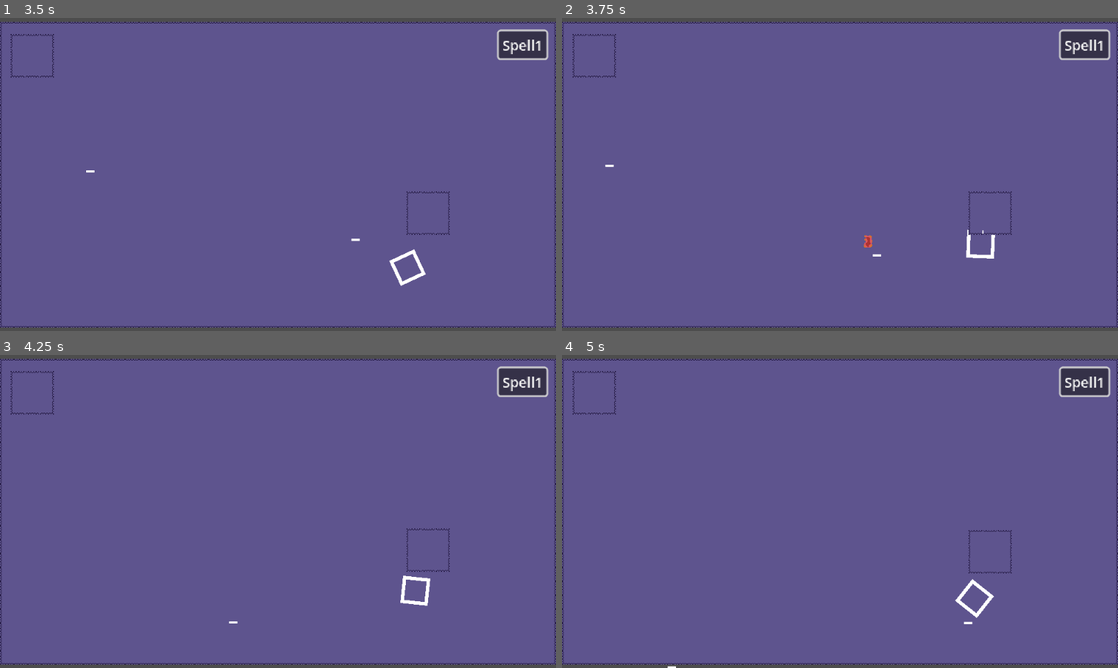
Above: before the commit, frames 1-4 (two rows, left to right).
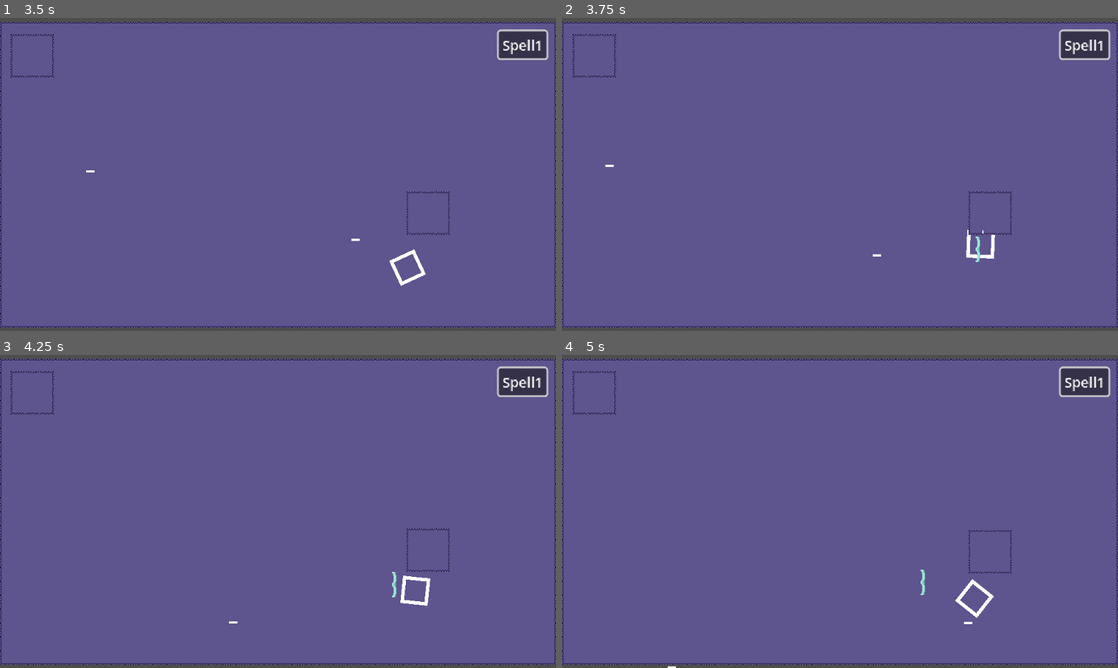
Above: after the commit, the same moments.

Repository: Enoxboo/Project-R
Game: Godot game, scene res://Levels/main_map.tscn
The game is run twice, just before and just after one commit, with the same random seed, the same clock (stepped at 60 frames per second) and the same inputs.
Inputs (mouse positions are in pixels of both pictures, inside the frame that each line leads up to):
- Up to frame 1 (3.5 s): click "Spell1" at 0.5 s; tap Enter at 1.25 s; move the mouse to (400, 158) at 1.27 s; press the mouse at (400, 158) at 1.28 s; hold D (move_right) 1.28-2.03 s; move the mouse to (166, 190) at 2.02 s; release the mouse at (166, 190) at 2.03 s; hold S (move_down) 2.03-2.78 s; click (166, 190) at 2.1 s; move the mouse to (333, 105) at 2.77 s; press the mouse at (333, 105) at 2.78 s; hold D (move_right) from 2.78 s (still down); tap Space (dash) at 2.85 s
- Up to frame 2 (3.75 s): move the mouse to (812, 237) at 3.52 s; release D (move_right) at 3.53 s; release the mouse at (812, 237) at 3.53 s; hold W (move_up) from 3.53 s (still down); right-click (812, 237) at 3.6 s
- Up to frame 3 (4.25 s): keep holding W (move_up); click (250, 574) at 3.8 s
- Up to frame 4 (5 s): move the mouse to (1006, 558) at 4.27 s; release W (move_up) at 4.28 s; hold A (move_left) from 4.28 s (still down); hold E (spell_2) from 4.28 s (still down); click (1006, 558) at 4.55 s

Frame 1 is identical in both runs. In frame 2, 0.1% of the frame differs, in the area x 54-76%, y 69-78%; in frame 3, less than 0.1%; in frame 4, less than 0.1%.

Commit message:
feat(spells): add windwall spell

Diff:
--- a/Enemies/Data/_enemy_data.gd
+++ b/Enemies/Data/_enemy_data.gd
@@ -12,6 +12,7 @@
 @export var initial_state: String = ""
 @export var attack_sprite: Texture2D
 @export var attack_range: float = 200.0
+@export var attack_size: Vector2 = Vector2(10.0, 2.0)
 @export var projectile_speed: float = 1000.0
 @export var projectile_time: float = 10.0
 @export var projectile_stun: float = 1.0
--- a/Levels/main_map.tscn
+++ b/Levels/main_map.tscn
@@ -54,7 +54,7 @@
 offset_top = -165.0
 offset_right = 254.0
 offset_bottom = -165.0
-spell_name = "fireball"
+spell_name = "windwall"
 
 [node name="Archer" parent="." instance=ExtResource("6_t7hqy")]
 position = Vector2(178, 44)
--- a/Player/Movesets/eleanor_moveset.gd
+++ b/Player/Movesets/eleanor_moveset.gd
@@ -7,10 +7,11 @@
 const ally: bool = true
 var damage: int = 1
 var arrow_stun: float = 1.0
+var size: Vector2 = Vector2(10.0, 2.0)
 
 
 func _perform_attack(player: Player) -> void:
-	ProjectileHelper.throw(player, ARROW, arrow_speed, arrow_time, ally, damage, arrow_stun)
+	ProjectileHelper.throw(player, ARROW, size, arrow_speed, arrow_time, ally, damage, arrow_stun, true)
 
 
 func _end_attack(_player: Player) -> void:
--- a/Player/Spells/Fire/fire_ball.gd
+++ b/Player/Spells/Fire/fire_ball.gd
@@ -1,15 +1,14 @@
 extends Spell
 
-const FIRE_BALL = preload("uid://d4d0800xuv8cg")
 const FIRE = preload("uid://b2qji8hvgq83i")
 
-const fireball_speed: float = 1000.0
-const fireball_time: float = 10.0
-const ally: bool = true
+var fireball_speed: float = 1000.0
+var fireball_time: float = 10.0
+var ally: bool = true
 var damage: int = 1
 var fireball_stun: float = 0.2
 var cooldown: float = 3.0
-
+var size: Vector2 = Vector2(10.0, 14.0)
 
 func _on_area_entered(area: Area2D) -> void:
 	area.burn(3, 1)
@@ -22,7 +21,7 @@
 	player.current_mana -= mana_cost
 	print(player.current_mana)
 
-	var proj = ProjectileHelper.throw(player, FIRE, fireball_speed, fireball_time, ally, damage, fireball_stun)
+	var proj = ProjectileHelper.throw(player, FIRE, size, fireball_speed, fireball_time, ally, damage, fireball_stun, true)
 	proj.area_2d.area_entered.connect(_on_area_entered)
 
 	return true
--- a/Player/Spells/Fire/fire_ball.tscn
+++ /dev/null
@@ -1,7 +0,0 @@
-[gd_scene load_steps=3 format=3 uid="uid://d4d0800xuv8cg"]
-
-[ext_resource type="PackedScene" uid="uid://coxir11tq0h7h" path="res://Player/Spells/Spells.tscn" id="1_dhveo"]
-[ext_resource type="Script" uid="uid://bcceopqyc7p3h" path="res://Player/Spells/Fire/fire_ball.gd" id="2_ncrp4"]
-
-[node name="FireBall" instance=ExtResource("1_dhveo")]
-script = ExtResource("2_ncrp4")
--- /dev/null
+++ b/Player/Spells/Wind/wind_wall.gd
@@ -0,0 +1,28 @@
+extends Spell
+
+const WIND = preload("uid://c2vcprt14i77g")
+
+var windwall_speed: float = 50.0
+var windwall_time: float = 10.0
+var ally: bool = true
+var damage: int = 0
+var windwall_stun: float = 0
+var cooldown: float = 3.0
+var size: Vector2 = Vector2(6.0, 30.0)
+
+func _on_area_entered(area: Area2D) -> void:
+	area.owner.queue_free()
+
+func cast(player) -> bool:
+	if not super.cast(player):
+		return false
+
+	player.current_mana -= mana_cost
+	print(player.current_mana)
+
+	var proj = ProjectileHelper.throw(player, WIND, size, windwall_speed, windwall_time, ally, damage, windwall_stun, false)
+	proj.area_2d.area_entered.connect(_on_area_entered)
+	print(proj.area_2d.collision_layer)
+	print(proj.area_2d.collision_mask)
+
+	return true
--- a/Projectiles/projectile.gd
+++ b/Projectiles/projectile.gd
@@ -2,16 +2,18 @@
 
 class_name Projectile
 
+@onready var collision_shape: CollisionShape2D = $Area2D/CollisionShape
 @onready var area_2d: Area2D = $Area2D
 @onready var sprite: Sprite2D = $Sprite
 @onready var timer: Timer = $Timer
 const BASE_PROJECTILE = preload("uid://uponwqt1ncca")
 const PROJECTILE = preload("uid://cl3jxyqt80hkg")
 
-const playerhurtbox: int = 4
-const playerhitbox: int = 8
-const enemyhurtbox: int = 64
-const enemyhitbox: int = 128
+const PLAYER_HURTBOX = 4
+const PLAYER_PROJECTILE = 256
+const ENEMY_HURTBOX = 64
+const ENEMY_PROJECTILE = 4096
+const SPELL_UTILITY = 2048
 
 #Change them in the new instance
 var sprite_texture: Texture2D = BASE_PROJECTILE
@@ -20,19 +22,30 @@
 var speed: float = 800.0
 var damage: int = 1
 var stun_duration: float = 1.0
+var is_attack = true
 
 var direction: Vector2 = Vector2(1.0, 0.0)
+
+func set_collision_size(new_size: Vector2) -> void:
+	collision_shape.shape.size = new_size
 
 
 func _ready() -> void:
 	if sprite_texture:
 		sprite.texture = sprite_texture
-	if not is_ally:
-		area_2d.collision_layer = enemyhitbox
-		area_2d.collision_mask = playerhurtbox
+	if not is_ally and is_attack:
+		area_2d.collision_layer = ENEMY_PROJECTILE
+		area_2d.collision_mask = PLAYER_HURTBOX
+	elif is_ally and is_attack:
+		area_2d.collision_layer = PLAYER_PROJECTILE
+		area_2d.collision_mask = ENEMY_HURTBOX
+	elif not is_ally and not is_attack:
+		area_2d.collision_layer = SPELL_UTILITY
+		area_2d.collision_mask = PLAYER_PROJECTILE
 	else:
-		area_2d.collision_layer = playerhitbox
-		area_2d.collision_mask = enemyhurtbox
+		area_2d.collision_layer = SPELL_UTILITY
+		area_2d.collision_mask = ENEMY_PROJECTILE
+
 	timer.wait_time = traveling_time
 	timer.start()
 
@@ -45,5 +58,5 @@
 
 
 func _on_area_2d_area_entered(area: Area2D) -> void:
-	if area.has_method("take_damage"):
+	if area.has_method("take_damage") and is_attack:
 		area.take_damage(damage, direction, stun_duration)
--- a/Projectiles/projectile.tscn
+++ b/Projectiles/projectile.tscn
@@ -1,16 +1,17 @@
 [gd_scene load_steps=4 format=3 uid="uid://cl3jxyqt80hkg"]
 
 [ext_resource type="Script" uid="uid://bib08dh2sh7on" path="res://Projectiles/projectile.gd" id="1_ggq0q"]
-[ext_resource type="Texture2D" uid="uid://uponwqt1ncca" path="res://Projectiles/arrow.png" id="2_08w86"]
+[ext_resource type="Texture2D" uid="uid://c2vcprt14i77g" path="res://Player/_Sprites/wind.png" id="2_ggq0q"]
 
 [sub_resource type="RectangleShape2D" id="RectangleShape2D_3v6ly"]
-size = Vector2(10, 2)
+resource_local_to_scene = true
+size = Vector2(6, 30)
 
 [node name="Projectile" type="Node2D"]
 script = ExtResource("1_ggq0q")
 
 [node name="Sprite" type="Sprite2D" parent="."]
-texture = ExtResource("2_08w86")
+texture = ExtResource("2_ggq0q")
 
 [node name="Area2D" type="Area2D" parent="."]
 collision_layer = 4
--- a/StateMachine/States/attack_projectile.gd
+++ b/StateMachine/States/attack_projectile.gd
@@ -11,5 +11,5 @@
 	parent.can_attack = false
 	parent.attack_cooldown.start()
 	parent.velocity = Vector2.ZERO
-	ProjectileHelper.throw(parent, parent.data.attack_sprite, parent.data.projectile_speed, parent.data.projectile_time, parent.data.ally, parent.data.damage, parent.data.projectile_stun)
+	ProjectileHelper.throw(parent, parent.data.attack_sprite, parent.data.attack_size, parent.data.projectile_speed, parent.data.projectile_time, parent.data.ally, parent.data.damage, parent.data.projectile_stun, true)
 	await get_tree().create_timer(1.5).timeout
--- a/StateMachine/States/chase.gd
+++ b/StateMachine/States/chase.gd
@@ -5,7 +5,5 @@
 	var self_position: Vector2 = parent.global_position
 	parent.velocity = (target_position - self_position).normalized() * parent.data.speed
 	parent.move_and_slide()
-	print("range: " + str(target_position.distance_squared_to(self_position) < parent.data.attack_range * parent.data.attack_range))
-	print("can attack: " + str(parent.can_attack))
 	if target_position.distance_squared_to(self_position) < parent.data.attack_range * parent.data.attack_range and parent.can_attack:
 		finished.emit(ATTACK_PROJECTILE)
--- a/UI/spell_selector_button.gd
+++ b/UI/spell_selector_button.gd
@@ -2,10 +2,11 @@
 
 var player: Player
 
-@export_enum("fireball") var spell_name: String
+@export_enum("fireball", "windwall") var spell_name: String
 
 const SPELLS = {
 	"fireball": preload("uid://bcceopqyc7p3h"),
+	"windwall": preload("uid://bmti8dy6ag2yj"),
 }
 
 
--- a/Utils/Helpers/projectile_helper.gd
+++ b/Utils/Helpers/projectile_helper.gd
@@ -3,7 +3,7 @@
 const PROJECTILE = preload("uid://cl3jxyqt80hkg")
 
 
-static func throw(parent, sprite, speed, time, is_ally, damage, stun):
+static func throw(parent, sprite, size, speed, time, is_ally, damage, stun, is_attack):
 	var proj = PROJECTILE.instantiate()
 	var target: Vector2
 	proj.sprite_texture = sprite
@@ -15,5 +15,7 @@
 	proj.global_position = parent.global_position
 	target = parent.get_global_mouse_position() if is_ally else parent.player.global_position
 	proj.direction = (target - parent.global_position).normalized()
+	proj.is_attack = is_attack
 	parent.get_parent().add_child(proj)
+	proj.set_collision_size(size)
 	return proj
--- a/project.godot
+++ b/project.godot
@@ -106,6 +106,9 @@
 2d_physics/layer_6="EnemyCollision"
 2d_physics/layer_7="EnemyHurtbox"
 2d_physics/layer_8="EnemyHitbox"
+2d_physics/layer_9="PlayerProjectile"
+2d_physics/layer_12="SpellUtility"
+2d_physics/layer_13="EnemyProjectile"
 
 [physics]
 
Not shown, added: Player/Spells/Wind/wind_wall.gd.uid
Binary file added: Player/_Sprites/wind.png
Not shown, added: Player/_Sprites/wind.png.import
